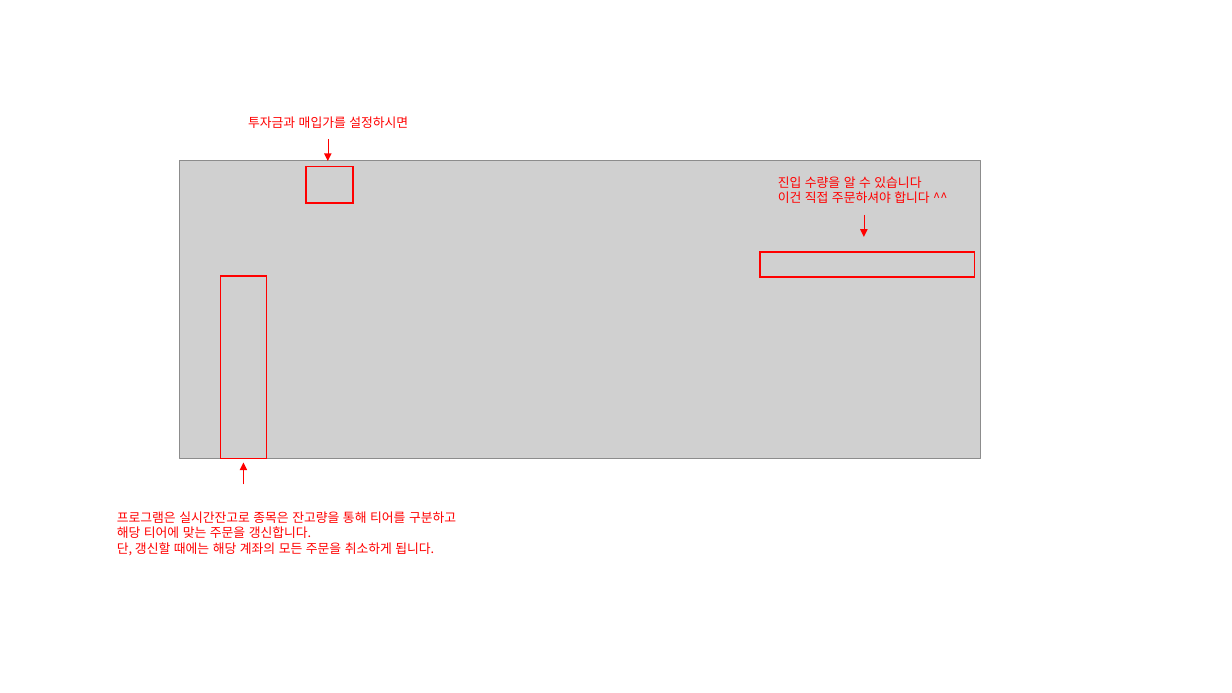
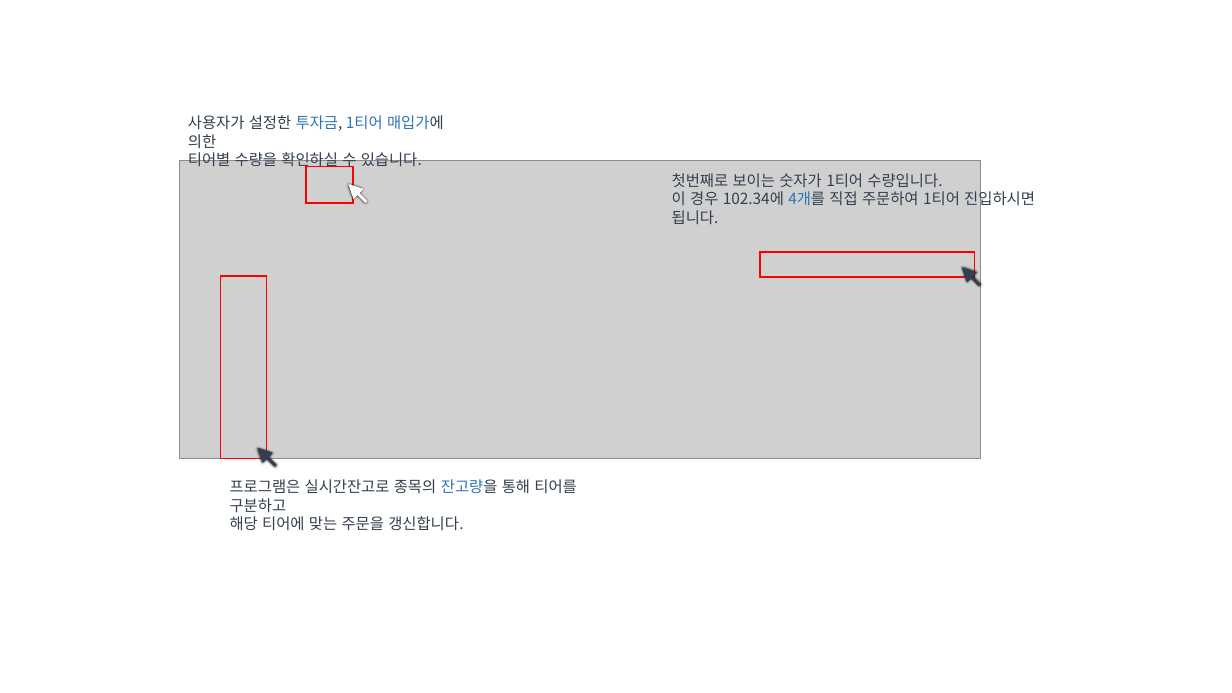
Before and after one commit to MKdays/Idea, a slide deck: slide 1 of 매뉴얼_최종본.pptx. Drawn at 1232x693 pixels with LibreOffice and Linux fonts; fonts in the diff are those of the drawing; grey boxes stand for pictures. Boxes give left, top, right and bottom in pixels: in the first picture for what was removed or moved away, otherwise in the second. Text is boxed around its words. In the diff, an @@ line names an element or a change of style, - is before the commit and + after.

```diff
--- a/매뉴얼_최종본.pptx
+++ b/매뉴얼_최종본.pptx
@@ text added at <box>188,115,444,170</box>, 12 pt, text #333F50 @@
+사용자가 설정한 투자금, 1티어 매입가에 의한
+티어별 수량을 확인하실 수 있습니다.
@@ text removed at <box>248,116,408,128</box> @@
-투자금과 매입가를 설정하시면
@@ arrow removed from (328, 140) to (328, 161) @@
@@ text at <box>672,173,1035,224</box>: text changed; size 10 to 12 pt; text colour #FF0000 to #333F50 @@
-진입 수량을 알 수 있습니다
-이건 직접 주문하셔야 합니다 ^^
+첫번째로 보이는 숫자가 1티어 수량입니다.
+이 경우 102.34에 4개를 직접 주문하여 1티어 진입하시면 됩니다.
@@ arrow added from (367, 202) to (348, 184), #FFFFFF 2.25 pt @@
@@ arrow removed from (864, 215) to (864, 237) @@
@@ arrow added from (980, 286) to (962, 267), #333F50 2.25 pt @@
@@ arrow moved from (243, 484) - (243, 463) to (275, 466) - (258, 447) @@
@@ arrow (275, 466) - (258, 447): stroke #FF0000 0.5 pt to #333F50 2.25 pt @@
@@ text "프로그램은 실시간잔고로 종목의 잔고량을 통해 ...": place and size @@
-text "프로그램은 실시간잔고로 종목의 잔고량을 통해 ..." at <box>117,511,456,556</box>
+text "프로그램은 실시간잔고로 종목의 잔고량을 통해 ..." at <box>230,479,576,531</box>
@@ text at <box>230,479,576,513</box>: text changed; size 10 to 12 pt; text colour #FF0000 to #333F50 @@
-프로그램은 실시간잔고로 종목은 잔고량을 통해 티어를 구분하고
+프로그램은 실시간잔고로 종목의 잔고량을 통해 티어를 구분하고
@@ text at <box>230,516,463,531</box>: size 10 to 12 pt, text colour #FF0000 to #333F50 in "해당 티어에 맞는 주문을 갱신합니다." @@
@@ text at <box>117,542,434,556</box>: paragraph removed @@
-단, 갱신할 때에는 해당 계좌의 모든 주문을 취소하게 됩니다.
```
Also in this commit, not shown: 2 slides added, 3 other files.
